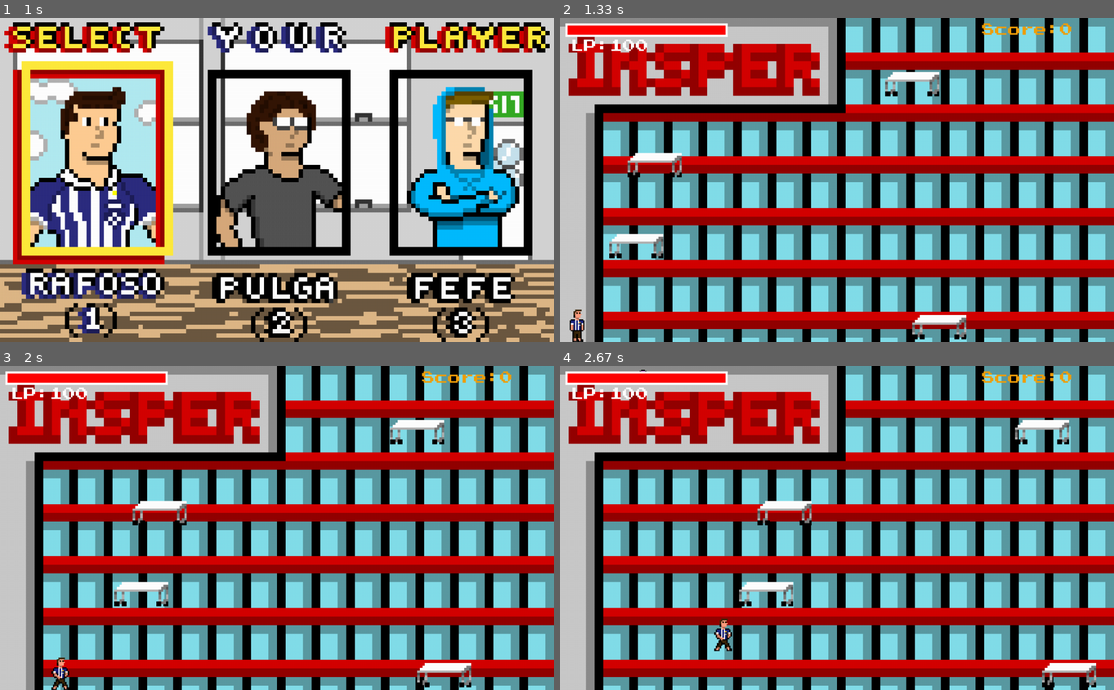
Above: before the commit, frames 1-4 (two rows, left to right).
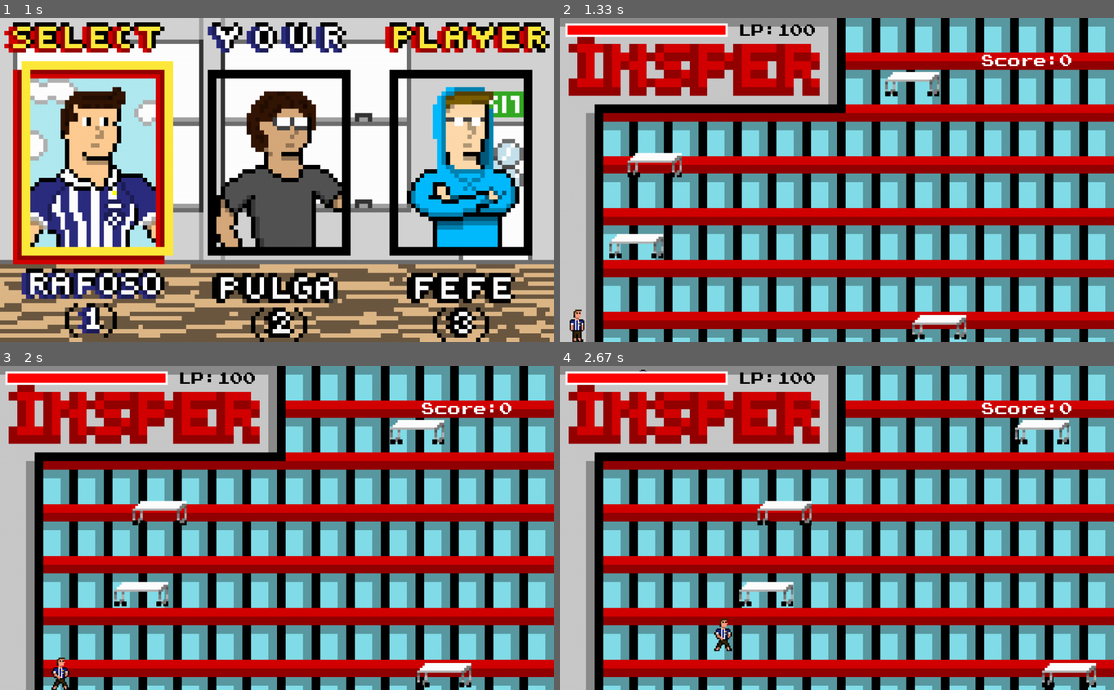
Above: after the commit, the same moments.

Repository: DeLucca990/Projeto_Final_Dsoft
Game: pygame game, started from jogo_pygame.py
The game is run twice, just before and just after one commit, with the same random seed, the same clock (stepped at 60 frames per second) and the same inputs.
Inputs:
- Up to frame 1 (1 s): tap Space at 0.33, 0.77 s
- Up to frame 2 (1.33 s): tap 1 at 1.13 s
- Up to frame 3 (2 s): hold Right from 1.73 s (still down)
- Up to frame 4 (2.67 s): release Right at 2.2 s; hold Right from 2.23 s (still down); tap Space at 2.3, 2.6 s

Frame 1 is identical in both runs. In frame 2, 0.9% of the frame differs, in the area x 2-93%, y 1-15%; in frame 3, 0.9%; in frame 4, 0.9%.

Commit message:
tela de fundo

Diff:
--- a/jogo_pygame.py
+++ b/jogo_pygame.py
@@ -206,7 +206,7 @@
         timer=0
         if random.random()<0.2:
             novo_quizz=Quizz(grupo_de_play,grupo_de_quizz)
-        if random.random()<0.05:
+        if random.random()<0.08:
             novo_ep1=Ep1(grupo_de_play,grupo_de_ep)
             novo_ep2=Ep2(grupo_de_play,grupo_de_ep)
         if random.random()<0.01:
@@ -274,9 +274,9 @@
         pontos=0
         space_press=0
     #Fonte
-    text = font.render(f'LP:{int(jogador.porcentagem_vida)}', True, (255,255,255))
-    text_rect = (20,40)
-    texto_pontos=exibir_pontuacao(pontos,24,(240, 159, 10))
+    text = font.render(f'LP:{int(jogador.porcentagem_vida)}', True, (0,0,0))
+    text_rect = (330,12)
+    texto_pontos=exibir_pontuacao(pontos,24,(255, 255, 255))
 
     #Draw:
     window.blit(fundo,(0,0))
@@ -284,7 +284,7 @@
     grupo_de_play.draw(window)
     pygame.draw.rect(window, (255,0,0), (10,10,jogador.vida_atual/jogador.vida_ratio,25))
     pygame.draw.rect(window,(255,255,255),(10,10,jogador.comprimento_barra_vida,25),4)
-    window.blit(texto_pontos,(780,10))
+    window.blit(texto_pontos,(780,68))
     window.blit(text,text_rect)
     pygame.display.update()
 pygame.quit()
